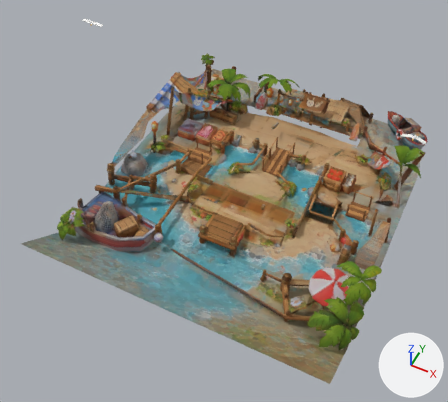
Renders of the glTF model assets/kitchen_beach.glb from each side of a commit.
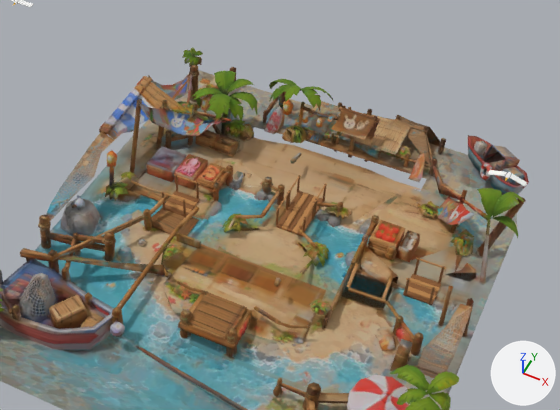
Each version appears first whole from a 50 mm camera at (8.6, -20.3, 23.7) aimed at (-0.6, -1.9, 0.7), and next in a close-up on the part from 18% to 100% of the width and 6% to 72% of the height. The lights are fixed; the arrows at lower right show +X, +Y and +Z. The first two pictures are the older version. Where no turn or scale is listed for an object, it has been applied to the vertices. Vertices at exactly the same position are counted once.

The older version as bpy lines, for what is in view:
```python
me_bridge_2 = bpy.data.meshes.new('bridge_2')
me_bridge_2.from_pydata(...)  # 376 vertices, 708 faces; spans x -0.93..0.93, y -1.0..1.0, z -0.79..0.79
# faces by material slot: [436, 272]
me_bridge_2.materials.append(mat_m8a5a30)  # brown #8a5a30
me_bridge_2.materials.append(mat_mb8824a)  # orange #b8824a
me_land = bpy.data.meshes.new('land')
me_land.from_pydata(...)  # 3003 vertices, 3827 faces; spans x -7.5..7.5, y -9.1..9.1, z -2.0..2.0
me_land.materials.append(mat_kitchen)  # picture img_land_basecolor_2048
me_tree_0 = bpy.data.meshes.new('tree_0')
me_tree_0.from_pydata(...)  # 109 vertices, 126 faces; spans x -1.24..1.24, y -0.96..0.96, z -0.75..0.75
me_tree_0.materials.append(mat_kitchen)  # picture img_land_basecolor_2048
ob_bridge_2 = bpy.data.objects.new('bridge_2', me_bridge_2)
ob_bridge_2.location = (-3.5, 1.0, 0.42)
ob_bridge_2.scale = (0.54, 0.54, 0.54)
ob_land = bpy.data.objects.new('land', me_land)
ob_land.location = (0.3, -0.22, 0.76)
ob_tree_0 = bpy.data.objects.new('tree_0', me_tree_0)
ob_tree_0.location = (-3.91, 5.65, 1.41)
# also in view: 'bridge_3' at (5.5, 1.0, 0.4); 'bridge_0' at (0.5, 3.0, 0.4); 'tree_14' at (6.5, 3.9, 2.1); 'bridge_1' at (0.5, 2.0, 0.4); 'tree_12' at (6.6, -4.3, 2.4)
```
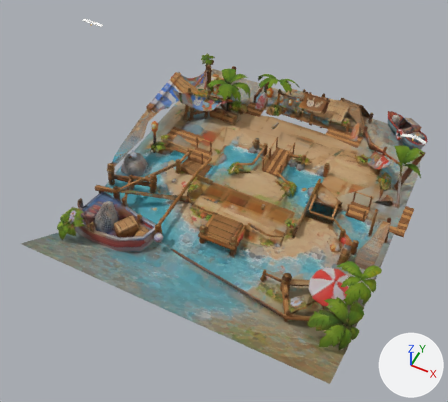
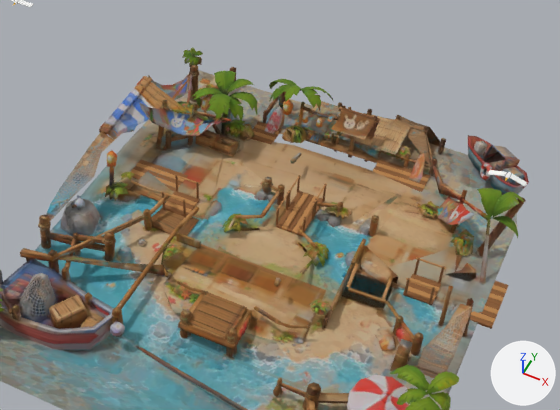
Where the newer file only moved an object's origin or applied its transform, the numbers keep the older frame.

Changed parts and their boxes (x1, y1, x2, y2) in the close-ups (560 x 410 px):
'deck_6', added: after (470, 301, 500, 329)
    faces in mat_m8a5a30 (brown #8a5a30): (470, 301, 500, 329)
    faces in mat_mb8824a (orange #b8824a): (471, 305, 499, 323)
'deck_1', added: after (373, 159, 405, 182)
    faces in mat_m8a5a30 (brown #8a5a30): (374, 159, 405, 182)
    faces in mat_mb8824a (orange #b8824a): (373, 163, 403, 180)
'deck_2', added: after (397, 168, 430, 192)
    faces in mat_m8a5a30 (brown #8a5a30): (397, 168, 430, 192)
    faces in mat_mb8824a (orange #b8824a): (398, 171, 429, 189)
'deck_4', added: after (156, 167, 188, 191)
    faces in mat_m8a5a30 (brown #8a5a30): (157, 167, 188, 191)
    faces in mat_mb8824a (orange #b8824a): (156, 171, 185, 188)
'deck_0', added: after (250, 121, 282, 144)
    faces in mat_m8a5a30 (brown #8a5a30): (250, 121, 282, 144)
    faces in mat_mb8824a (orange #b8824a): (254, 124, 280, 142)
'deck_3', added: after (131, 160, 164, 180)
    faces in mat_m8a5a30 (brown #8a5a30): (132, 160, 164, 180)
    faces in mat_mb8824a (orange #b8824a): (131, 163, 161, 177)
'deck_5', added: after (487, 281, 509, 306)
    faces in mat_m8a5a30 (brown #8a5a30): (487, 281, 509, 306)
    faces in mat_mb8824a (orange #b8824a): (489, 285, 507, 301)
part 1 of me_land, deleted: before (147, 146, 420, 262)
part 2 of me_land, cut back: before (130, 99, 152, 173); after (140, 103, 152, 122)

Diff of the bpy script that builds the scene:
```diff
--- a/assets/kitchen_beach.glb.py
+++ b/assets/kitchen_beach.glb.py
@@ me_land @@
 # used by ob_land; location = (0.3, -0.22, 0.76)
-me_land.from_pydata(...)  # 3003 vertices, 3827 faces; spans x -7.5..7.5, y -9.1..9.1, z -2.0..2.0
+me_land.from_pydata(...)  # 2815 vertices, 3595 faces; spans x -7.5..7.5, y -9.1..9.1, z -2.0..2.0
+# me_land part 1: 17 loose pieces with 178 vertices, spanning x -5.7..4.4, y 1.7..3.8, z -1.1..0.0, are deleted
+# me_land part 2
+# 10 vertices are removed from x -6.3..-6.1, y 1.8..2.8, z -0.8..2.0
+# 15 faces are deleted
+# 1 vertex moves within x -6.2, y 2.7, z 2.0
+# 2 new faces join them
+# other edits to the shape of me_land do not show in these pictures
 me_land.materials.append(mat_kitchen)
@@ me_deck_0 @@
+me_deck_0.from_pydata(...)  # 280 vertices, 540 faces; spans x -1.0..1.0, y -0.99..0.99, z -0.1..0.1
+# faces by material slot: [324, 216]
+me_deck_0.materials.append(mat_m8a5a30)  # brown #8a5a30
+me_deck_0.materials.append(mat_mb8824a)  # orange #b8824a
@@ ob_deck_6 @@
+ob_deck_6 = bpy.data.objects.new('deck_6', me_deck_0)
+ob_deck_6.location = (7.5, 1.0, -0.05)
+ob_deck_6.scale = (0.5, 0.5, 0.5)
@@ ob_deck_5 @@
+ob_deck_5 = bpy.data.objects.new('deck_5', me_deck_0)
+ob_deck_5.location = (7.5, 2.0, -0.05)
+ob_deck_5.scale = (0.5, 0.5, 0.5)
@@ ob_deck_4 @@
+ob_deck_4 = bpy.data.objects.new('deck_4', me_deck_0)
+ob_deck_4.location = (-4.5, 2.0, -0.05)
+ob_deck_4.scale = (0.5, 0.5, 0.5)
@@ ob_deck_3 @@
+ob_deck_3 = bpy.data.objects.new('deck_3', me_deck_0)
+ob_deck_3.location = (-5.5, 2.0, -0.05)
+ob_deck_3.scale = (0.5, 0.5, 0.5)
@@ ob_deck_2 @@
+ob_deck_2 = bpy.data.objects.new('deck_2', me_deck_0)
+ob_deck_2.location = (3.5, 6.0, -0.05)
+ob_deck_2.scale = (0.5, 0.5, 0.5)
@@ ob_deck_1 @@
+ob_deck_1 = bpy.data.objects.new('deck_1', me_deck_0)
+ob_deck_1.location = (2.5, 6.0, -0.05)
+ob_deck_1.scale = (0.5, 0.5, 0.5)
@@ ob_deck_0 @@
+ob_deck_0 = bpy.data.objects.new('deck_0', me_deck_0)
+ob_deck_0.location = (-2.5, 6.0, -0.05)
+ob_deck_0.scale = (0.5, 0.5, 0.5)
```
